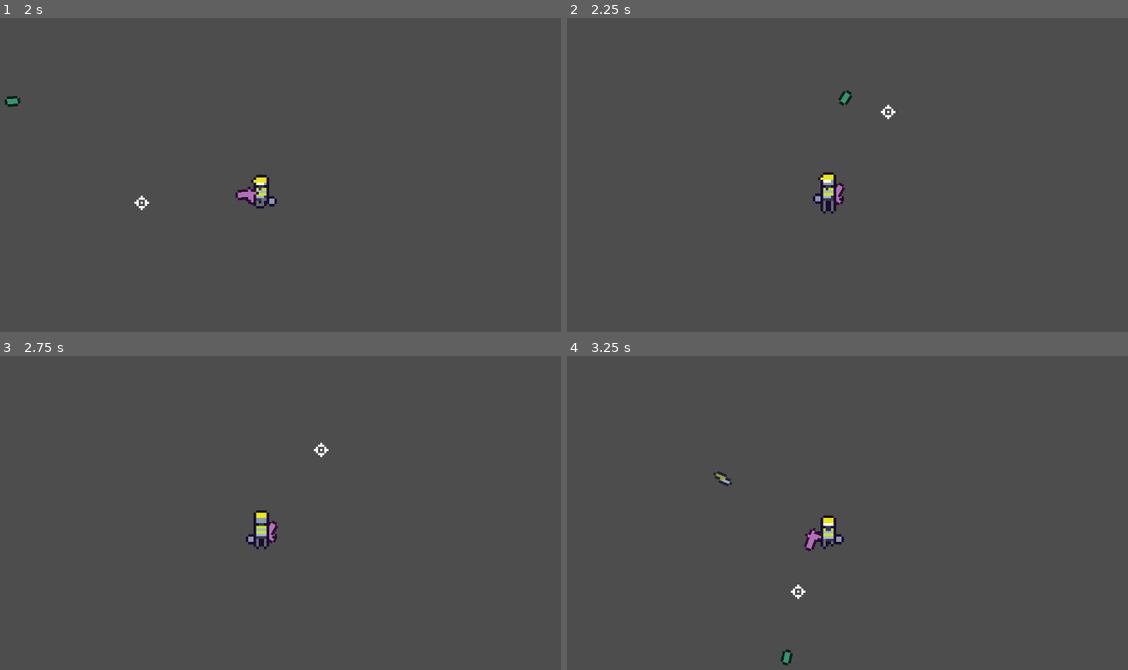
Above: before the commit, frames 1-4 (two rows, left to right).
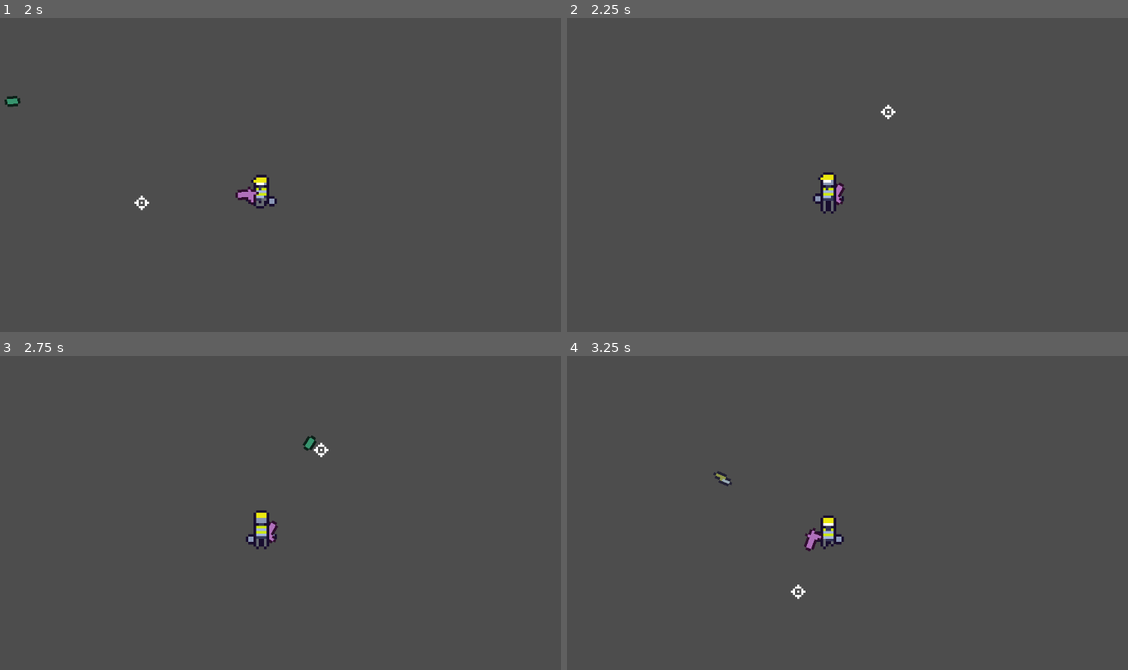
Above: after the commit, the same moments.

Repository: DryGuyx2/magnet_knives
Game: Godot game, scene res://main.tscn
Two runs of this game, one before a commit and one after it. Both use one fixed random seed, a clock stepped at 60 frames per second and the inputs below.
Inputs (mouse positions are in pixels of both pictures, inside the frame that each line leads up to):
- Up to frame 1 (2 s): tap Enter at 0.5 s; move the mouse to (392, 168) at 0.52 s; press the mouse at (392, 168) at 0.53 s; hold D (move_right) 0.53-1.28 s; move the mouse to (140, 203) at 1.27 s; release the mouse at (140, 203) at 1.28 s; hold S (move_down) from 1.28 s (still down); right-click (140, 203) at 1.35 s; click (140, 203) at 1.55 s
- Up to frame 2 (2.25 s): move the mouse to (886, 112) at 2.02 s; release S (move_down) at 2.03 s; press the mouse at (886, 112) at 2.03 s; hold D (move_right) from 2.03 s (still down)
- Up to frame 3 (2.75 s): keep holding D (move_right)
- Up to frame 4 (3.25 s): move the mouse to (797, 591) at 2.77 s; release D (move_right) at 2.78 s; release the mouse at (797, 591) at 2.78 s; hold W (move_up) from 2.78 s (still down); tap C (test_1) at 2.85 s; click (797, 591) at 3.05 s

Frame 1 is identical in both runs. In frame 2, less than 0.1% of the frame differs, in the area x 48-51%, y 22-28%; in frame 3, less than 0.1%, in the area x 53-57%, y 25-31%; in frame 4, less than 0.1%.

Commit message:
Add gun cooldown

Diff:
--- a/player/player.gd
+++ b/player/player.gd
@@ -12,6 +12,7 @@
 @export var initial_state: State = State.IDLE
 @export var dash_speed: int = 30000
 @export var dash_duration: float = 1
+@export var gun_cooldown_time: int = 1
 
 @onready var player_animations: AnimatedSprite2D = $AnimatedSprite2D
 @onready var hand_pivot: Node2D = $HandPivot
@@ -45,7 +46,7 @@
 		dash_time_left -= delta
 		if dash_time_left <= 0:
 			exit_dash()
-	handle_gun()
+	handle_gun(delta)
 	handle_animations()
 	move_and_slide()
 
@@ -101,7 +102,10 @@
 	# If the mouse is at dead center we default to left
 	return "left"
 
-func handle_gun() -> void:
+var gun_cooldown_time_left = gun_cooldown_time
+var gun_on_cooldown = false
+
+func handle_gun(delta: float) -> void:
 	if cursor.global_position.x < global_position.x:
 		hand_pivot.scale.x = 1
 	elif cursor.global_position.x > global_position.x:
@@ -109,8 +113,15 @@
 
 	gun_animations.look_at(cursor.position)
 
-	if Input.is_action_just_pressed("shoot"):
+	if gun_on_cooldown:
+		gun_cooldown_time_left -= delta
+	if gun_cooldown_time_left <= 0:
+		gun_on_cooldown = false
+
+	if Input.is_action_pressed("shoot") and not gun_on_cooldown:
 		var bullet = BULLET_SCENE.instantiate()
 		bullet.global_position = muzzle.global_position
 		bullet.target = cursor.position
 		main_scene.add_child(bullet)
+		gun_on_cooldown = true
+		gun_cooldown_time_left = gun_cooldown_time
